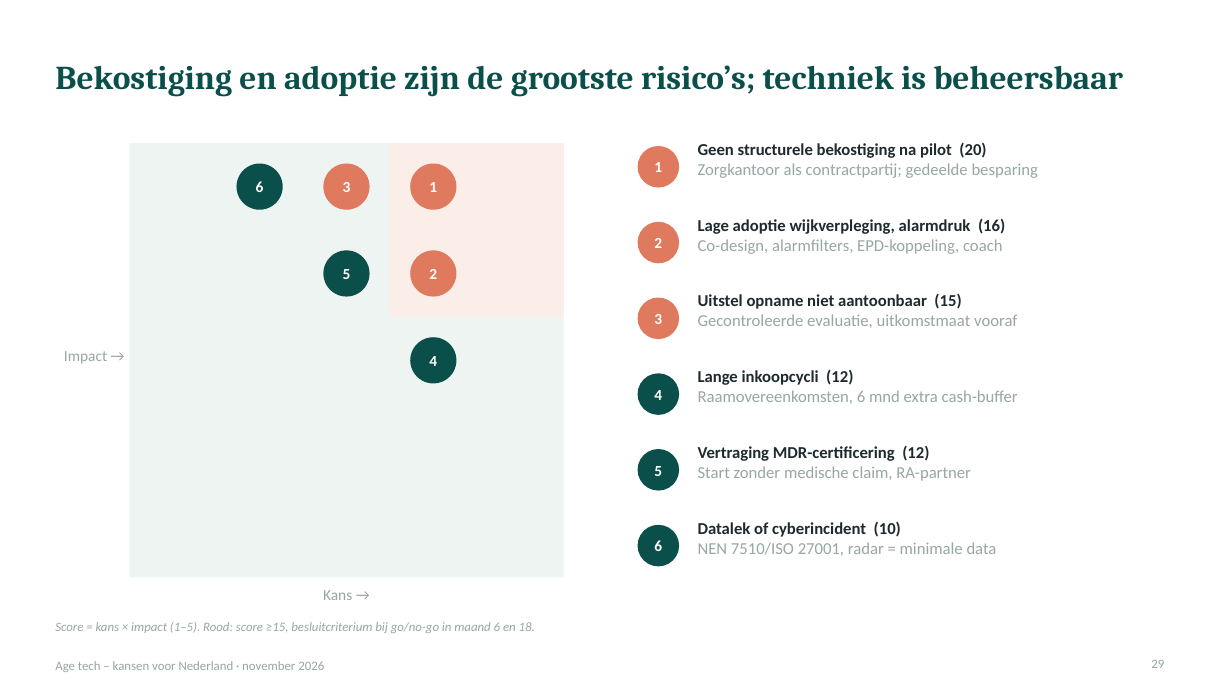
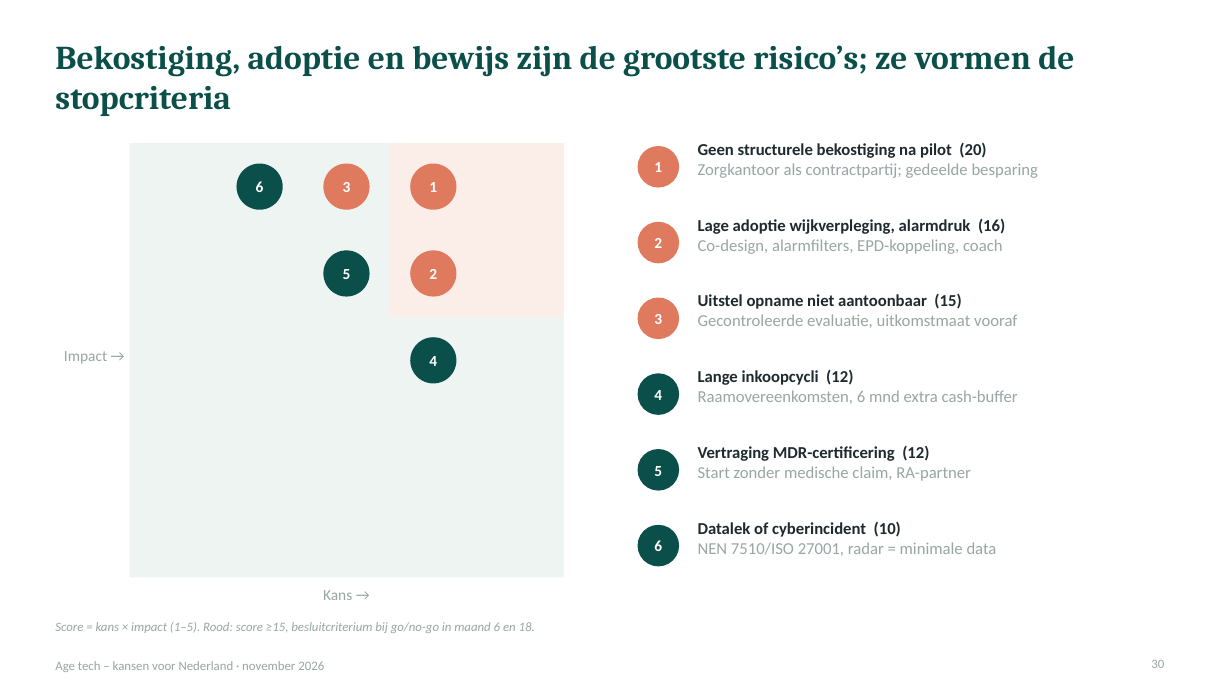
Before and after one commit to robruijn/Four-Seasons-Rome-2026, a slide deck: slide 30 of AgeTech_kansen_Nederland.pptx (slide 29 before the commit). Drawn at 1232x693 pixels with LibreOffice and Linux fonts; fonts in the diff are those of the drawing. Boxes give left, top, right and bottom in pixels: in the first picture for what was removed or moved away, otherwise in the second. Text is boxed around its words. In the diff, an @@ line names an element or a change of style, - is before the commit and + after.

```diff
--- a/AgeTech_kansen_Nederland.pptx
+++ b/AgeTech_kansen_Nederland.pptx
@@ title at [55, 45, 1074, 116]: text changed @@
-Bekostiging en adoptie zijn de grootste risico’s; techniek is beheersbaar
+Bekostiging, adoptie en bewijs zijn de grootste risico’s; ze vormen de stopcriteria
@@ page number at [1151, 660, 1164, 668]: text changed @@
-29
+30
```
Also in this commit, not shown: 13 other slides changed, 1 slide added.
